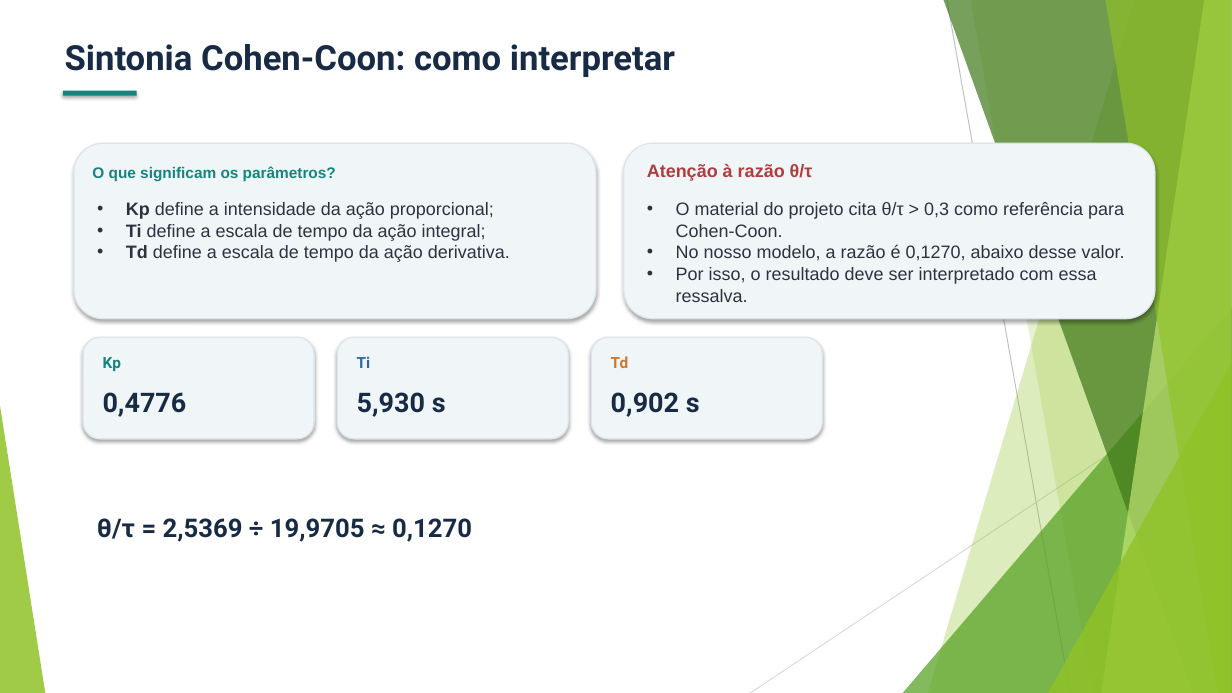
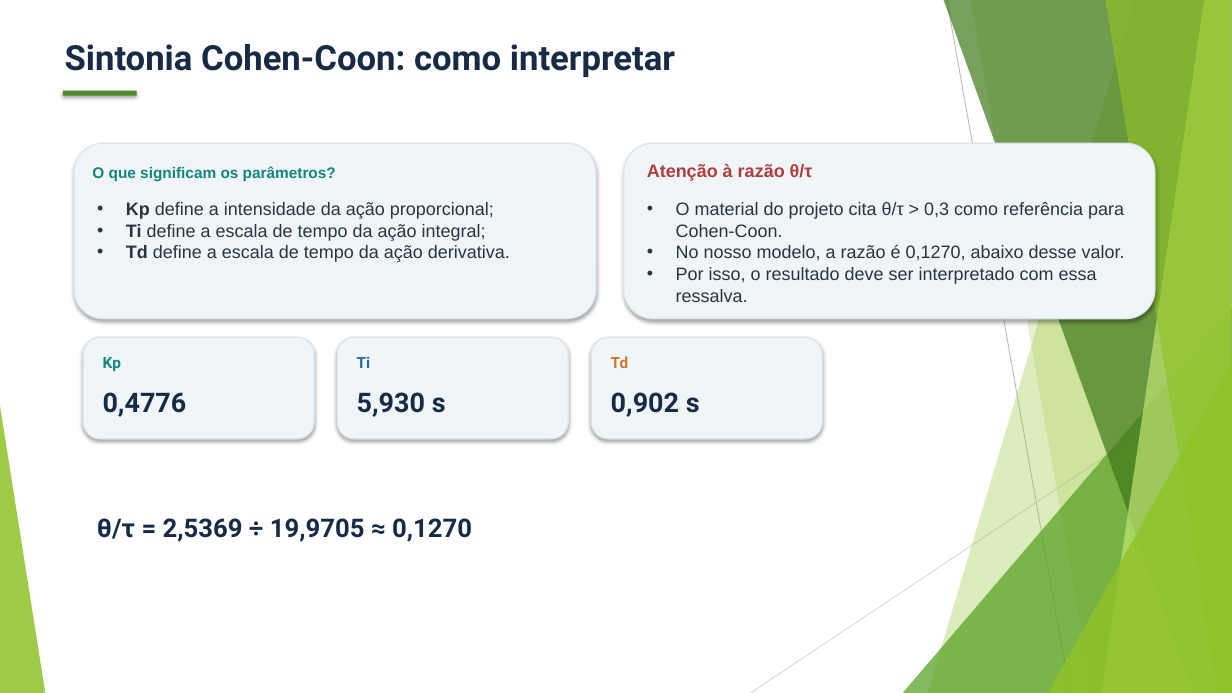
Before and after one commit to MariaRitaRR/projeto-de-embarcados-c13, a slide deck: slide 13 of Slides_Projeto_C13_1.pptx (slide 10 before the commit). Drawn at 1232x693 pixels with LibreOffice and Linux fonts; fonts in the diff are those of the drawing. Boxes give left, top, right and bottom in pixels: in the first picture for what was removed or moved away, otherwise in the second. Text is boxed around its words. In the diff, an @@ line names an element or a change of style, - is before the commit and + after.

```diff
--- a/Slides_Projeto_C13_1.pptx
+++ b/Slides_Projeto_C13_1.pptx
@@ rectangle at <box>63,91,137,96</box>: fill #16847E to #508927 @@
```
Also in this commit, not shown: 10 other slides changed, 4 slides added.
